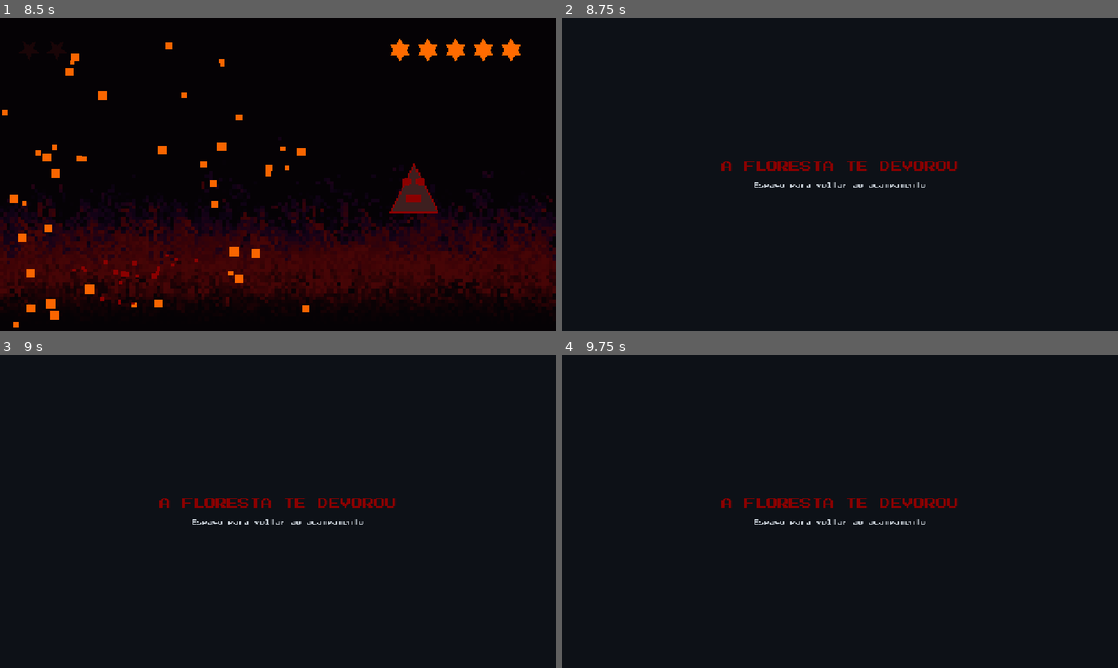
Above: before the commit, frames 1-4 (two rows, left to right).
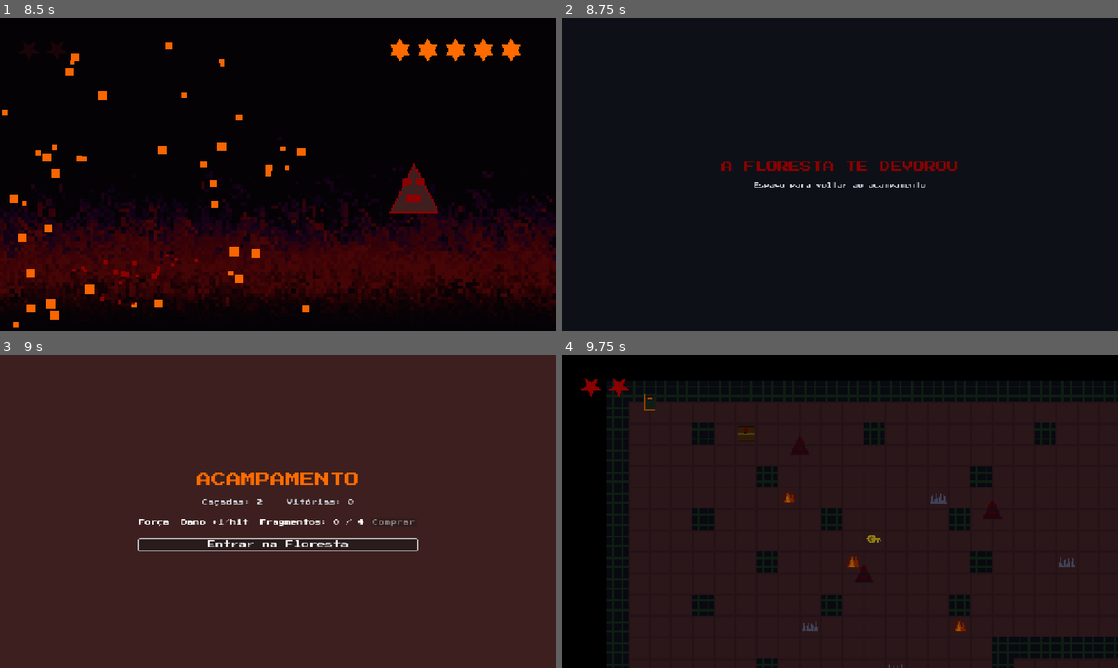
Above: after the commit, the same moments.

Repository: baltazarparra/darkgrid
Game: Godot game, scene res://scenes/ui/game_over.tscn
Two runs of this game, one before a commit and one after it. Both use one fixed random seed, a clock stepped at 60 frames per second and the inputs below. This scene is started directly instead of the project's main scene.
Inputs (mouse positions are in pixels of both pictures, inside the frame that each line leads up to):
- Up to frame 1 (8.5 s): tap Enter (ui_accept) at 0.5, 2 s; move the mouse to (400, 158) at 0.52 s; hold Right (ui_right) 0.53-1.25 s; hold Enter (ui_accept) 0.53-1.25 s; click (400, 158) at 0.67 s; drag from (166, 190) to (250, 237) at 1.27 s; move the mouse to (333, 105) at 2.02 s; hold Right (ui_right) 2.03-2.75 s; hold Enter (ui_accept) 2.03-2.75 s; tap Alt at 2.1, 5.1, 8.1 s; click (333, 105) at 2.17 s; drag from (250, 237) to (111, 127) at 2.77 s; move the mouse to (444, 221) at 3.52 s; hold Left (ui_left) 3.53-4.25 s; hold Enter (ui_accept) 3.53-4.25 s; click (444, 221) at 3.67 s; drag from (111, 127) to (194, 96) at 4.27 s; move the mouse to (305, 174) at 5.02 s; hold Down (ui_down) 5.03-5.75 s; hold Enter (ui_accept) 5.03-5.75 s; click (305, 174) at 5.17 s; drag from (194, 96) to (166, 190) at 5.77 s; move the mouse to (400, 158) at 6.52 s; hold Up (ui_up) 6.53-7.25 s; hold Enter (ui_accept) 6.53-7.25 s; click (400, 158) at 6.67 s; drag from (166, 190) to (250, 237) at 7.27 s; move the mouse to (333, 105) at 8.02 s; hold Down (ui_down) from 8.03 s (still down); hold Enter (ui_accept) from 8.03 s (still down); click (333, 105) at 8.17 s
- Up to frame 2 (8.75 s): keep holding Down (ui_down); keep holding Enter (ui_accept)
- Up to frame 3 (9 s): release Down (ui_down) at 8.75 s; release Enter (ui_accept) at 8.75 s; drag from (250, 574) to (111, 464) at 8.77 s
- Up to frame 4 (9.75 s): click (840, 545) at 9.5 s, where only the run after the commit has a clickable "Entrar na Floresta"

Frames 1-2 are identical in both runs. In frame 3, 100% of the frame differs, in the area x 0-100%, y 0-100%; in frame 4, 57%.

Commit message:
fix(mobile): toque volta ao acampamento na tela de fim (corrige dead-end)
Ao morrer/vencer no mobile a dica pedia "Espaço para voltar ao acampamento",
mas não há tecla Space no touch — o jogador ficava preso. Agora qualquer
toque (ou clique) também volta ao Hub, e em dispositivos touch a dica vira
"Toque para voltar ao acampamento". Vale para game over e vitória.

Co-Authored-By: Claude Opus 4.8 <noreply@anthropic.com>

Diff:
--- a/scripts/ui/end_screen.gd
+++ b/scripts/ui/end_screen.gd
@@ -7,10 +7,18 @@
 
 @export var won: bool = false
 
+@onready var _hint: Label = $Center/VBox/Hint
+
 func _ready() -> void:
 	GameState.end_run(won)
+	# No mobile não há tecla Space; orienta o toque e evita o dead-end.
+	if DisplayServer.is_touchscreen_available():
+		_hint.text = "Toque para voltar ao acampamento"
 
 func _unhandled_input(event: InputEvent) -> void:
-	if event.is_action_pressed("ui_accept"):
+	# Space/Enter (desktop) OU qualquer toque/clique (mobile) volta ao acampamento.
+	if event.is_action_pressed("ui_accept") \
+			or (event is InputEventScreenTouch and event.pressed) \
+			or (event is InputEventMouseButton and event.pressed):
 		get_viewport().set_input_as_handled()
 		GameState.change_screen(SignalBus.Screen.HUB)
